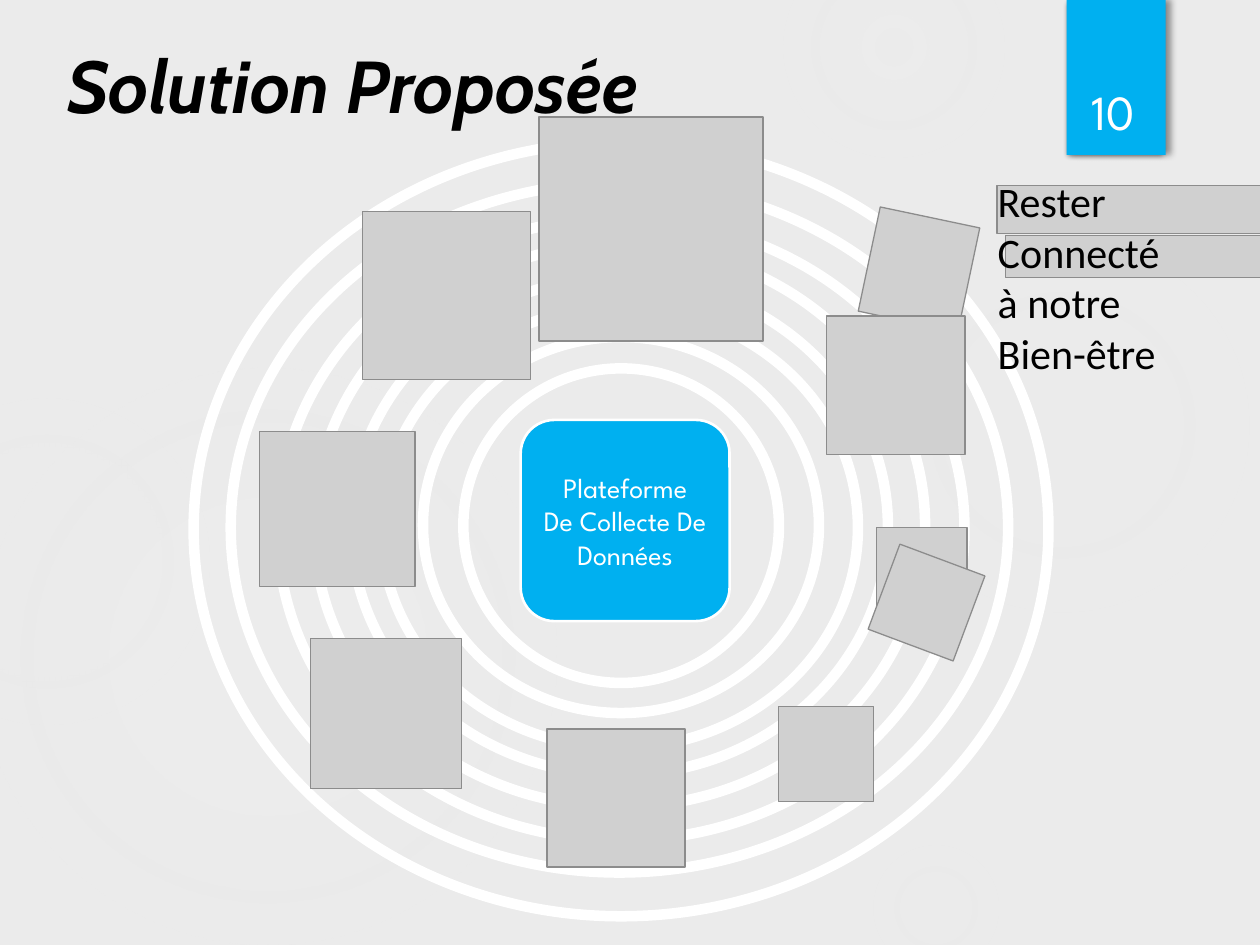
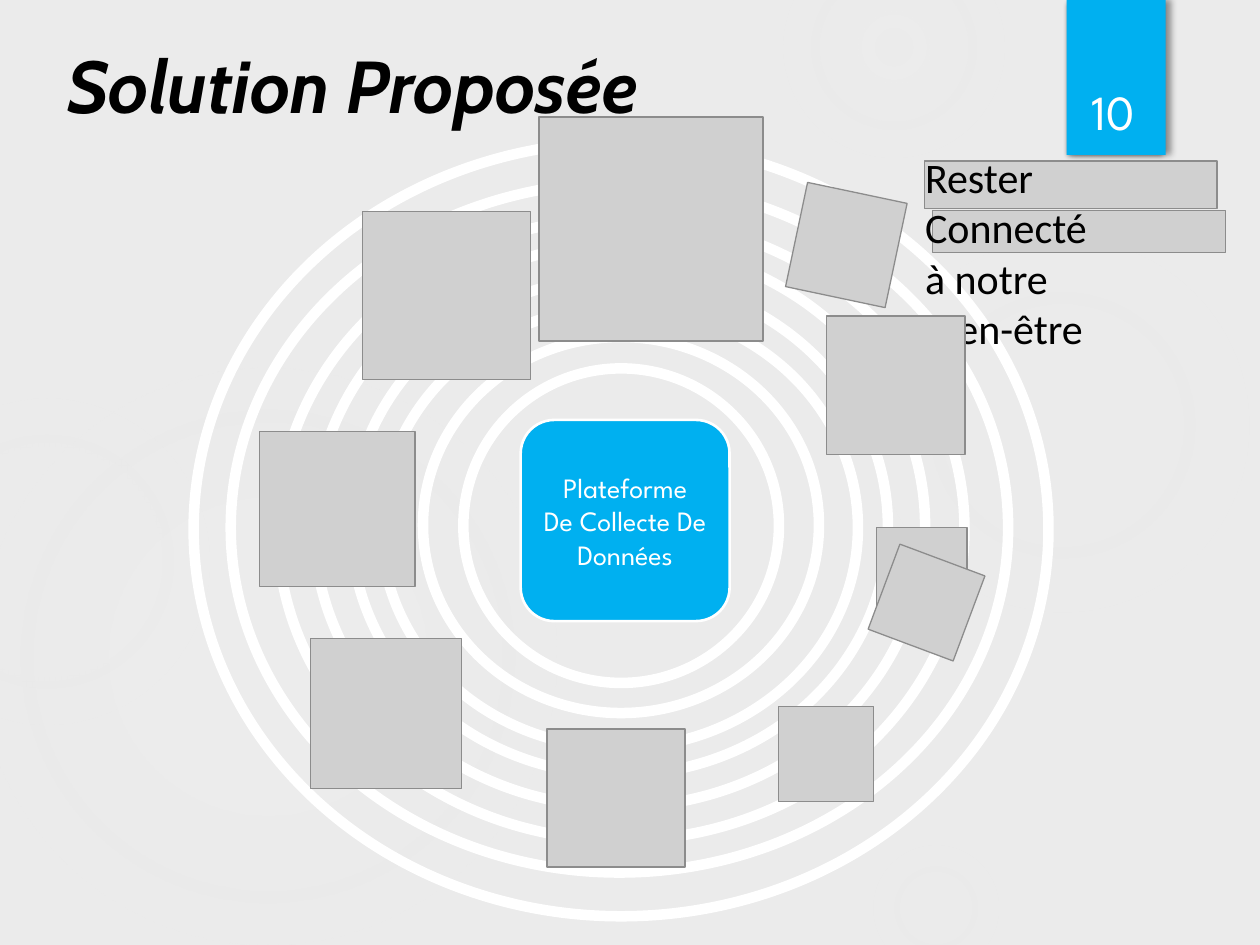
Before and after one commit to HAYKEL88/MASTER2_PFE, a slide deck: slide 10 of Docs/FinalPresentationPFE.pptx. Drawn at 1260x945 pixels with LibreOffice and Linux fonts; fonts in the diff are those of the drawing; grey boxes stand for pictures. Boxes give left, top, right and bottom in pixels: in the first picture for what was removed or moved away, otherwise in the second. Text is boxed around its words. In the diff, an @@ line names an element or a change of style, - is before the commit and + after.

```diff
--- a/Docs/FinalPresentationPFE.pptx
+++ b/Docs/FinalPresentationPFE.pptx
@@ 2 pictures, 1 text: place and size @@
-2 pictures, 1 text at <box>858,185,1260,370</box>
+2 pictures, 1 text at <box>785,160,1225,354</box>
@@ picture: place and size @@
-picture at <box>997,185,1260,233</box>
+picture at <box>925,161,1217,209</box>
```
Also in this commit, not shown: 8 other slides changed, 4 slides added, 7 other files.
